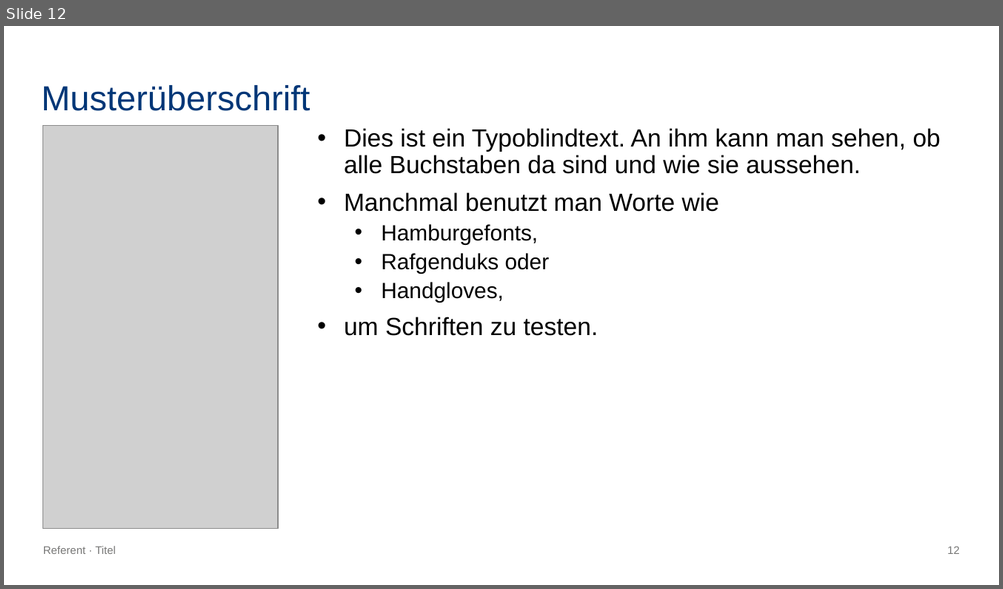
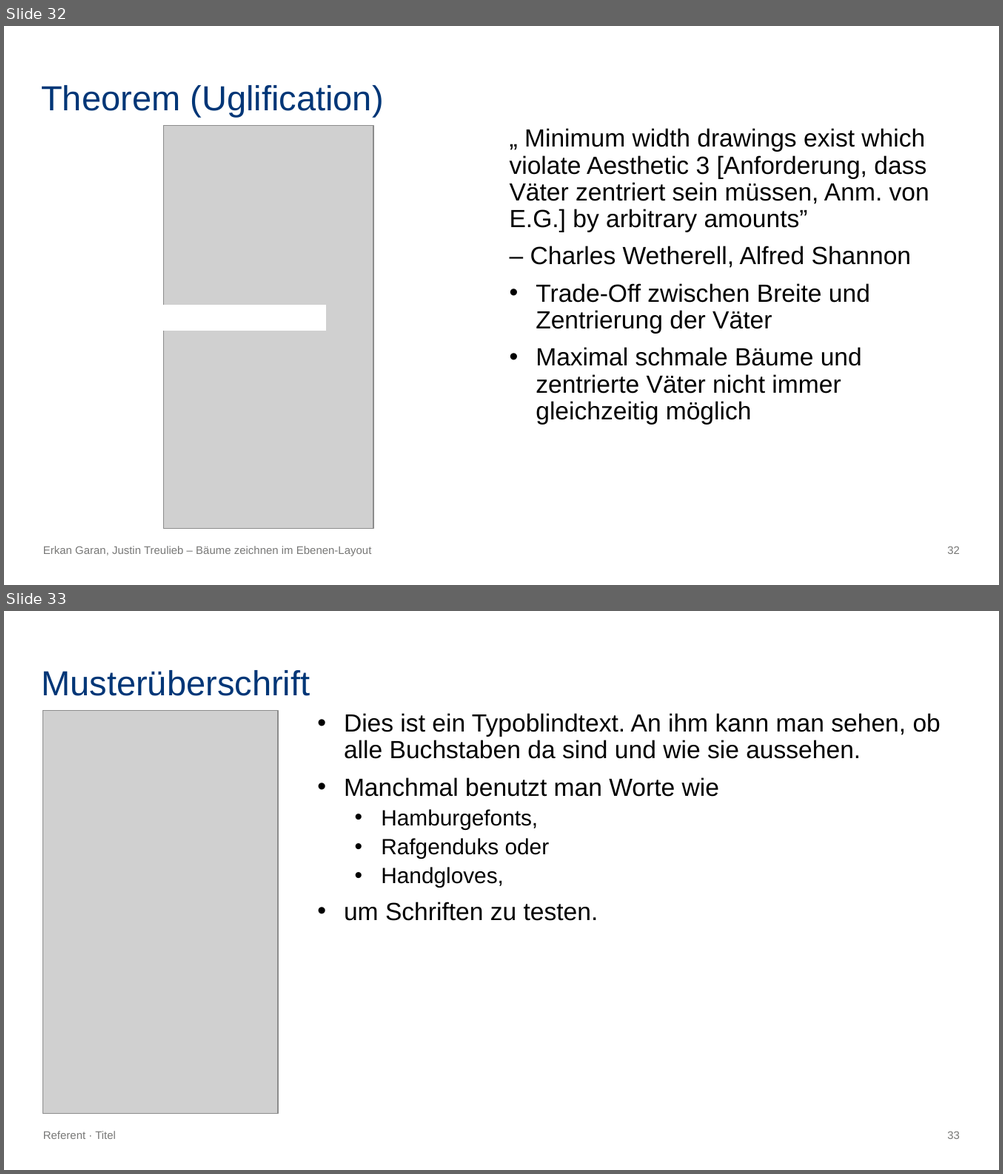
Before and after one commit to erkangrn/Praxsiprojekt, a slide deck: Powerpoint/Bäume zeichnen im Ebenen-Layout.pptx. Shown one above the other, each under a label of ours: slide 12 before the commit, slides 32 and 33 after it. The pictures are 1003x589 and 1003x1174 pixels, drawn with LibreOffice and Linux fonts; fonts in the diff are those of the drawing; grey boxes stand for pictures. Boxes give left, top, right and bottom in pixels: in the first picture for what was removed or moved away, otherwise in the second. Text is boxed around its words. In the diff, an @@ line names an element or a change of style, - is before the commit and + after.

```diff
--- a/Powerpoint/Bäume zeichnen im Ebenen-Layout.pptx
+++ b/Powerpoint/Bäume zeichnen im Ebenen-Layout.pptx
@@ slide 32 added at bbox=[4, 26, 999, 585], background #FFFFFF; not listed: 1 template element that a slide beside it also shows @@
@@ title added at bbox=[41, 85, 383, 116], 25.2 pt, text #003677 @@
+Theorem (Uglification)
@@ picture added at bbox=[163, 125, 373, 529] @@
@@ text added at bbox=[509, 128, 929, 424], 18 pt, text #000000 @@
+„ Minimum width drawings exist which violate Aesthetic 3 [Anforderung, dass Väter zentriert sein müssen, Anm. von E.G.] by arbitrary amounts”
+– Charles Wetherell, Alfred Shannon
+• Trade-Off zwischen Breite und Zentrierung der Väter
+• Maximal schmale Bäume und zentrierte Väter nicht immer gleichzeitig möglich
@@ rectangle added at bbox=[163, 306, 325, 330], fill #FFFFFF, outline #FFFFFF 1 pt @@
@@ text added at bbox=[43, 546, 372, 557], 8 pt, text #777776 @@
+Erkan Garan, Justin Treulieb – Bäume zeichnen im Ebenen-Layout
@@ what was slide 12 is now slide 33 @@
@@ page number at bbox=[947, 1131, 959, 1139]: text changed @@
-12
+33
```
Also in this commit, not shown: 6 slides changed, 21 other slides added, 1 slide removed, 2 other files.
